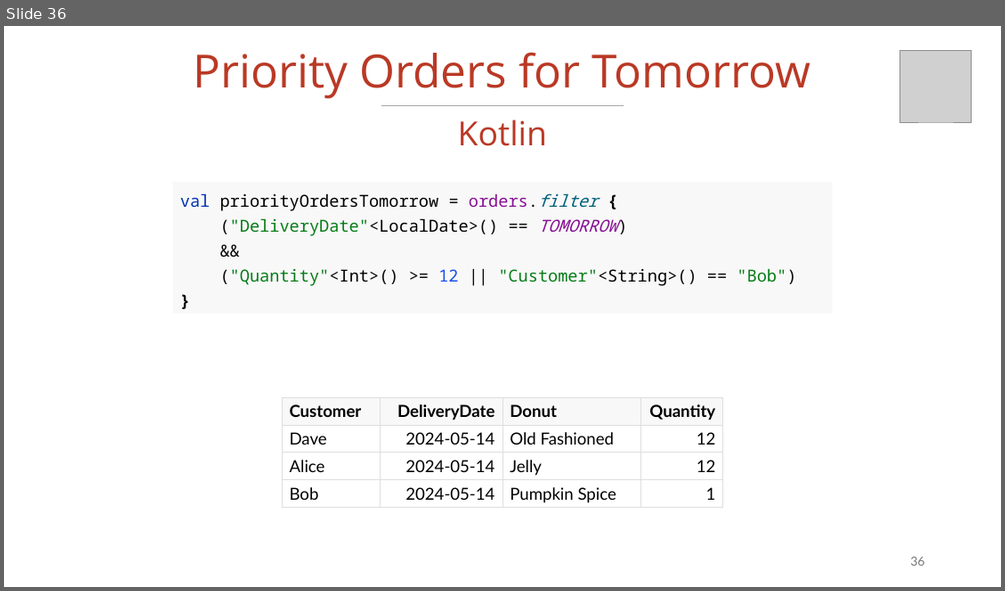
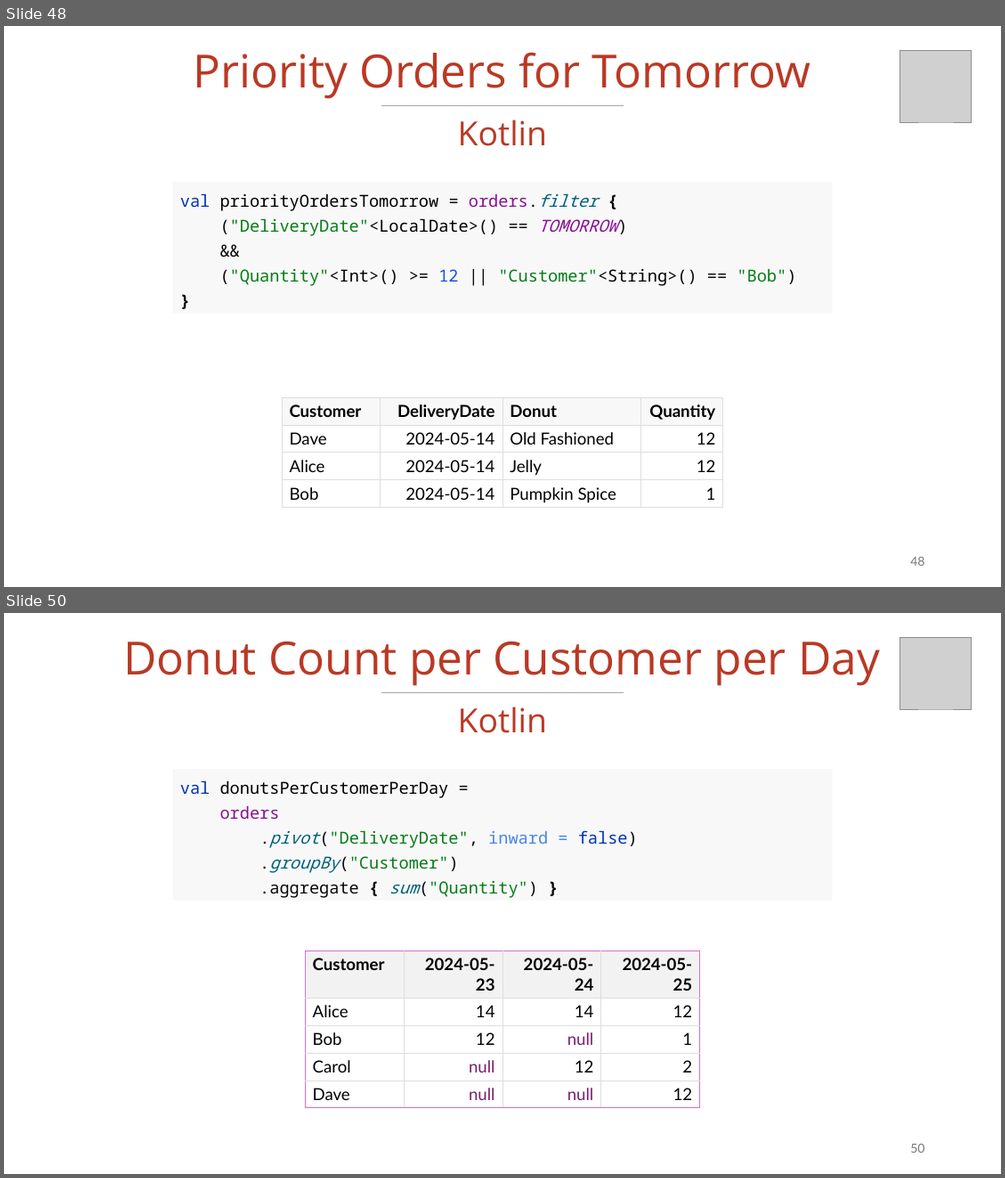
Before and after one commit to vmzakharov/missing-dataframe-talk, a slide deck: presentation/Missing_Dataframe_Long.pptx. Shown one above the other, each under a label of ours: slide 36 before the commit, slides 48 and 50 after it; the slides between them are not shown. The pictures are 1005x591 and 1005x1178 pixels, drawn with LibreOffice and Linux fonts; fonts in the diff are those of the drawing; grey boxes stand for pictures. Boxes give left, top, right and bottom in pixels: in the first picture for what was removed or moved away, otherwise in the second. Text is boxed around its words. In the diff, an @@ line names an element or a change of style, - is before the commit and + after.

```diff
--- a/presentation/Missing_Dataframe_Long.pptx
+++ b/presentation/Missing_Dataframe_Long.pptx
@@ slide 50 added at (4,613,1001,1174), background #FFFFFF @@
@@ picture added at (900,638,971,709) @@
@@ title added at (124,641,880,686), 44 pt, text #BA3925 @@
+Donut Count per Customer per Day
@@ line added from (380, 693) to (624, 693), #A6A6A6 1 pt @@
@@ text added at (458,706,547,733), 32 pt, text #BA3925 @@
+Kotlin
@@ rectangle added at (173,769,833,900), fill #F8F8F8, 16 pt, text #067D17 @@
+val donutsPerCustomerPerDay =
+orders
+.pivot("DeliveryDate", inward = false)
+.groupBy("Customer")
+.aggregate { sum("Quantity") }
@@ table added at (306,950,700,1103), 5 rows, 4 columns @@
+Customer | 2024-05-23 | 2024-05-24 | 2024-05-25
+Alice | 14 | 14 | 12
+Bob | 12 | null | 1
+Carol | null | 12 | 2
+Dave | null | null | 12
@@ page number added at (910,1143,924,1152), 12 pt, text #797979 @@
+50
@@ what was slide 36 is now slide 48 @@
@@ page number at (910,556,924,565): text changed @@
-36
+48
```
Also in this commit, not shown: 4 slides changed, 4 other slides added, 1 slide removed, 1 other file.
